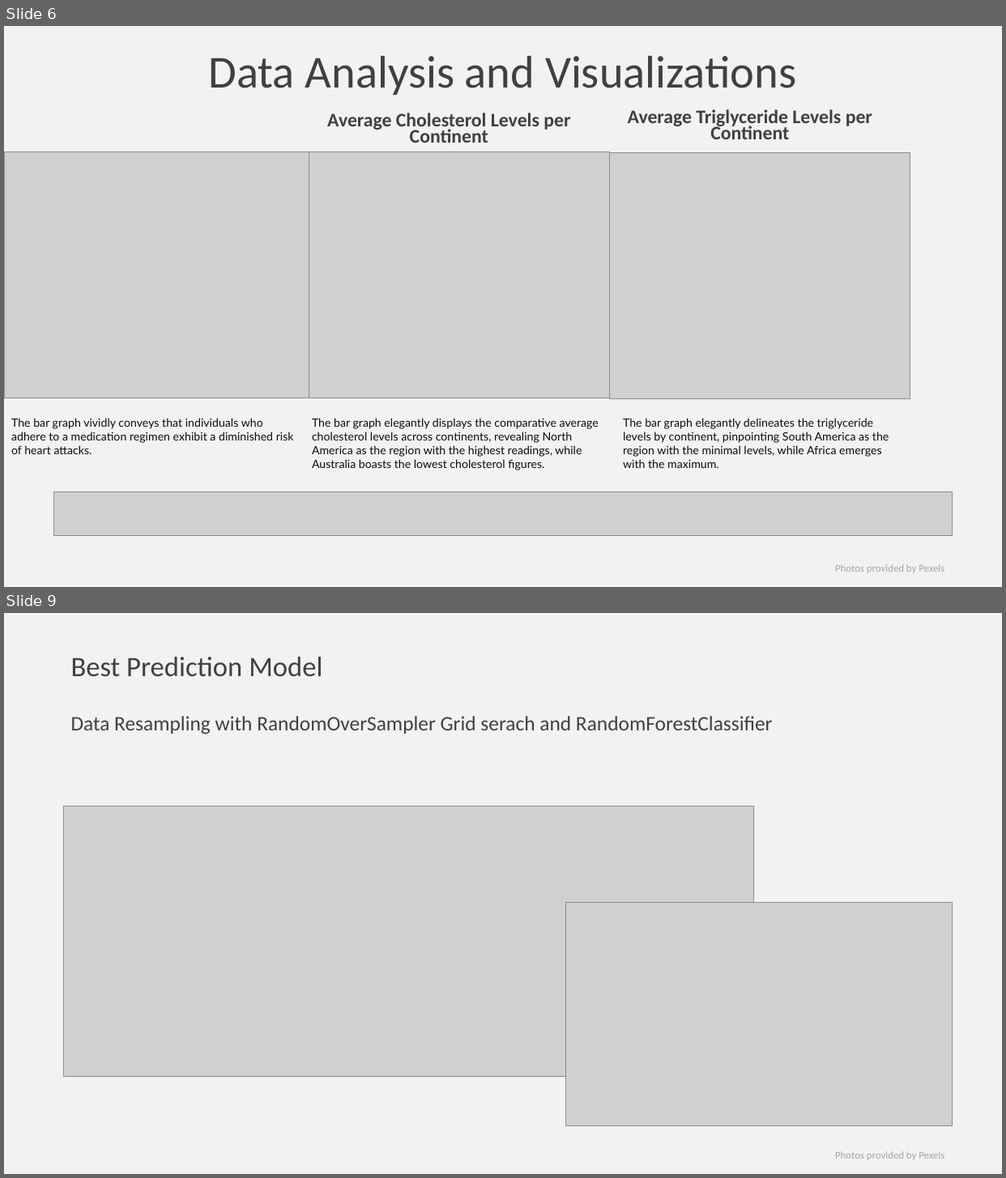
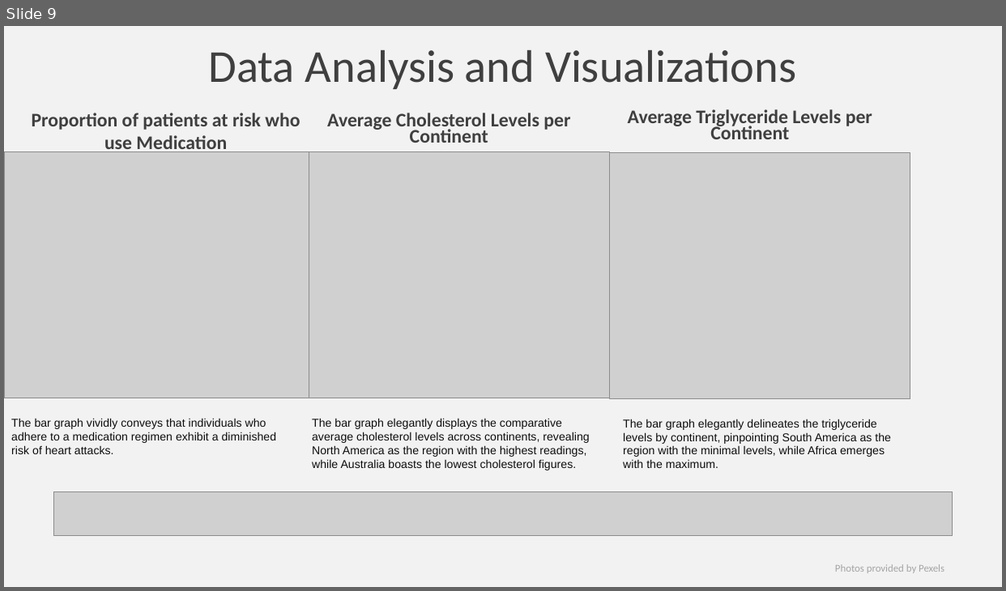
Before and after one commit to Arnawutu/Project4Group7, a slide deck: Heart_Risk_Data_Analysis_Project_4.pptx. Shown one above the other, each under a label of ours: slides 6 and 9 before the commit, slide 9 after it; the slides between them are not shown. The pictures are 1006x1178 and 1006x591 pixels, drawn with LibreOffice and Linux fonts; fonts in the diff are those of the drawing; grey boxes stand for pictures. Boxes give left, top, right and bottom in pixels: in the first picture for what was removed or moved away, otherwise in the second. Text is boxed around its words. In the diff, an @@ line names an element or a change of style, - is before the commit and + after.

```diff
--- a/Heart_Risk_Data_Analysis_Project_4.pptx
+++ b/Heart_Risk_Data_Analysis_Project_4.pptx
@@ slide 9 removed at (4, 613, 1002, 1174), background #F2F2F2; not listed: 1 template element that a slide beside it also shows @@
@@ title removed at (71, 657, 773, 735) @@
-Best Prediction Model
-Data Resampling with RandomOverSampler Grid serach and RandomForestClassifier
@@ picture removed at (63, 806, 753, 1076) @@
@@ picture removed at (566, 902, 953, 1126) @@
@@ what was slide 6 is now slide 9 @@
@@ slide 9 changed as well @@
@@ title "Data Analysis and Visualizations" at (208, 50, 796, 89): text colour #404040 to #3F3F3F @@
@@ text added at (32, 113, 300, 152), 18.5 pt, text #3F3F3F, bold @@
+Proportion of patients at risk who use Medication
@@ font Lato to Arial in 3 elements at (11, 418, 277, 454), (312, 418, 589, 471), (623, 419, 891, 468) @@
```
Also in this commit, not shown: 8 other slides changed, 3 slides added, 1 other slide removed.
